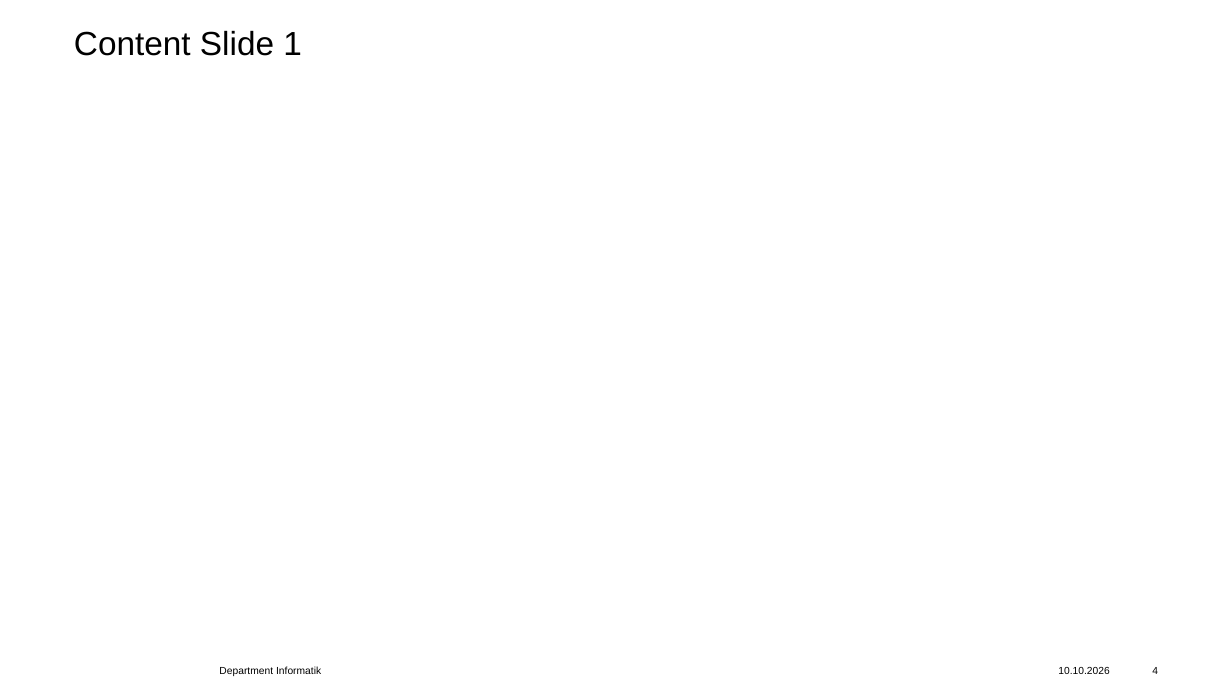
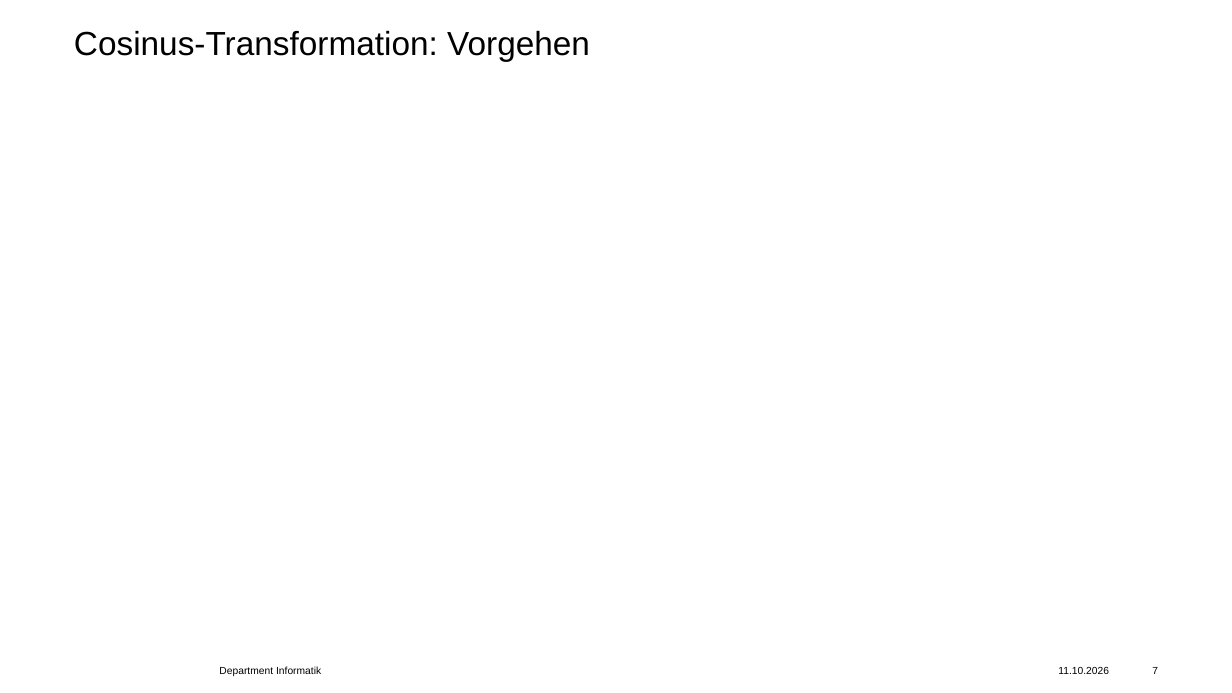
Before and after one commit to jvonaesch/jvonaesch.github.io, a slide deck: slide 7 of assets/data/slides/Woche 4.pptx (slide 4 before the commit). Drawn at 1232x693 pixels with LibreOffice and Linux fonts; fonts in the diff are those of the drawing; grey boxes stand for pictures; background and template pictures are left out. Boxes give left, top, right and bottom in pixels: in the first picture for what was removed or moved away, otherwise in the second. Text is boxed around its words. In the diff, an @@ line names an element or a change of style, - is before the commit and + after.

```diff
--- a/assets/data/slides/Woche 4.pptx
+++ b/assets/data/slides/Woche 4.pptx
@@ title at (74,30,590,61): text changed @@
-Content Slide 1
+Cosinus-Transformation: Vorgehen
@@ text at (1058,667,1109,674): text changed @@
-10.10.2026
+11.10.2026
@@ page number at (1152,667,1158,674): text changed @@
-4
+7
```
Also in this commit, not shown: 29 other slides changed, 1 slide removed, 24 other files.
